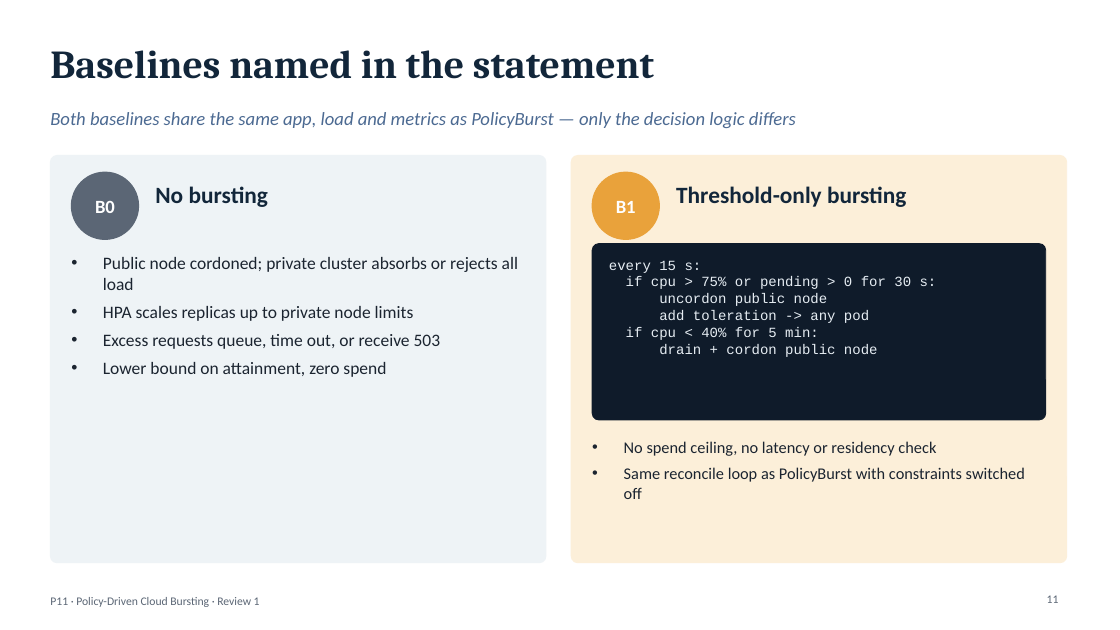
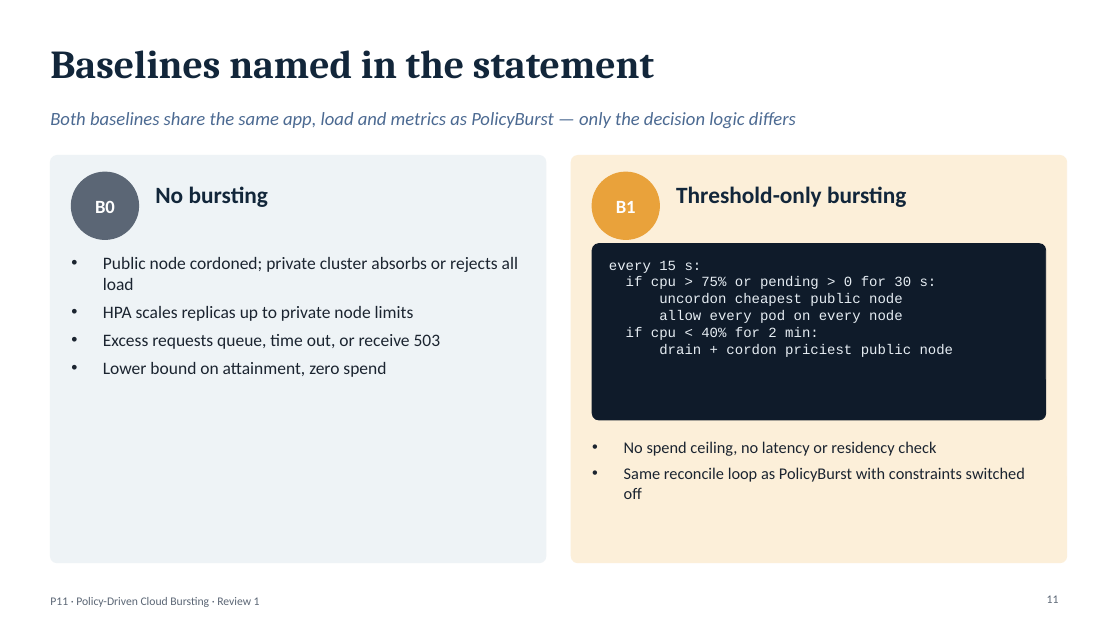
Before and after one commit to AviatorRoyal/cloud-burst, a slide deck: slide 11 of P11_Review1_Problem_Formulation_and_Baseline.pptx. Drawn at 1120x630 pixels with LibreOffice and Linux fonts; fonts in the diff are those of the drawing. Boxes give left, top, right and bottom in pixels: in the first picture for what was removed or moved away, otherwise in the second. Text is boxed around its words. In the diff, an @@ line names an element or a change of style, - is before the commit and + after.

Commit message:
Final decks for all three reviews and the research paper
- Review 1 and 2 rebuilt from measured testbed and simulation data
  (no placeholders); previous-review wording removed from Review 2
- Review 3 (final) deck
- Research paper (21 pages, .docx and .pdf) generated from the results

```diff
--- a/P11_Review1_Problem_Formulation_and_Baseline.pptx
+++ b/P11_Review1_Problem_Formulation_and_Baseline.pptx
@@ text at (x1=626, y1=293, x2=954, y2=357): text changed @@
-uncordon public node
-add toleration -> any pod
-if cpu < 40% for 5 min:
-drain + cordon public node
+uncordon cheapest public node
+allow every pod on every node
+if cpu < 40% for 2 min:
+drain + cordon priciest public node
```
Also in this commit, not shown: 3 other slides changed, 1 slide added, 1 slide removed, 5 other files.
